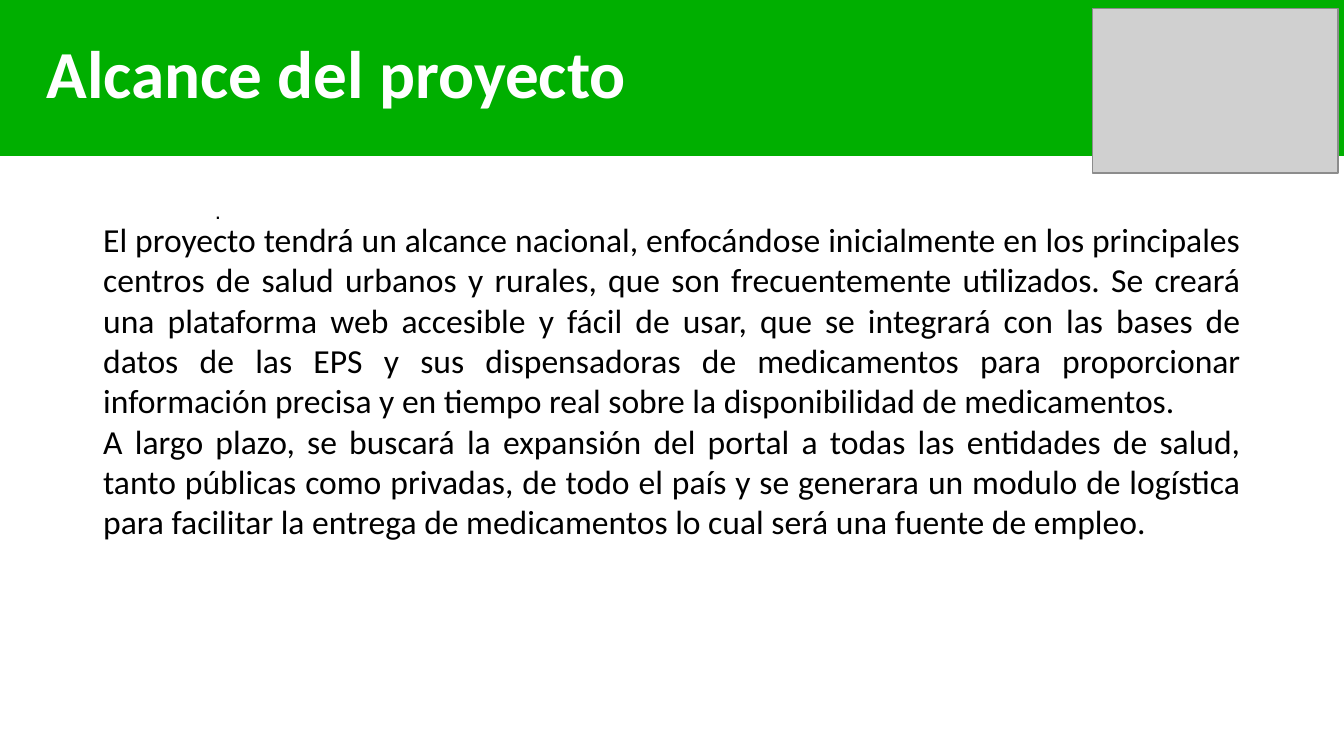
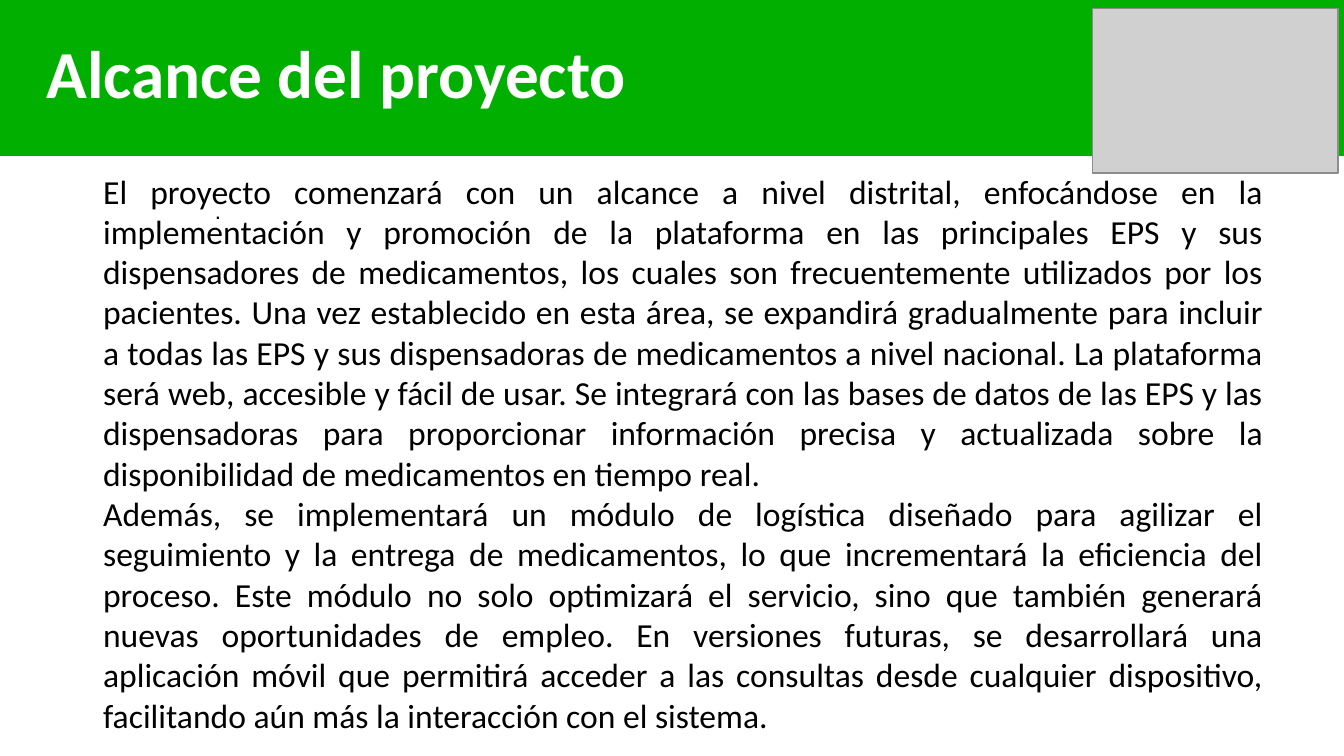
Before and after one commit to DavidLeonB/Medicina, a slide deck: slide 5 of Presentación Proyecto.pptx. Drawn at 1344x756 pixels with LibreOffice and Linux fonts; fonts in the diff are those of the drawing; grey boxes stand for pictures. Boxes give left, top, right and bottom in pixels: in the first picture for what was removed or moved away, otherwise in the second. Text is boxed around its words. In the diff, an @@ line names an element or a change of style, - is before the commit and + after.

Commit message:
Se hace la carpeta de entrega del proyecto.

```diff
--- a/Presentación Proyecto.pptx
+++ b/Presentación Proyecto.pptx
@@ text at bbox=[103, 180, 1263, 729]: text changed @@
-El proyecto tendrá un alcance nacional, enfocándose inicialmente en los principales centros de salud urbanos y rurales, que son frecuentemente utilizados. Se creará una plataforma web accesible y fácil de usar, que se integrará con las bases de datos de las EPS y sus dispensadoras de medicamentos para proporcionar información precisa y en tiempo real sobre la disponibilidad de medicamentos.
-A largo plazo, se buscará la expansión del portal a todas las entidades de salud, tanto públicas como privadas, de todo el país y se generara un modulo de logística para facilitar la entrega de medicamentos lo cual será una fuente de empleo.
+El proyecto comenzará con un alcance a nivel distrital, enfocándose en la implementación y promoción de la plataforma en las principales EPS y sus dispensadores de medicamentos, los cuales son frecuentemente utilizados por los pacientes. Una vez establecido en esta área, se expandirá gradualmente para incluir a todas las EPS y sus dispensadoras de medicamentos a nivel nacional. La plataforma será web, accesible y fácil de usar. Se integrará con las bases de datos de las EPS y las dispensadoras para proporcionar información precisa y actualizada sobre la disponibilidad de medicamentos en tiempo real.
+Además, se implementará un módulo de logística diseñado para agilizar el seguimiento y la entrega de medicamentos, lo que incrementará la eficiencia del proceso. Este módulo no solo optimizará el servicio, sino que también generará nuevas oportunidades de empleo. En versiones futuras, se desarrollará una aplicación móvil que permitirá acceder a las consultas desde cualquier dispositivo, facilitando aún más la interacción con el sistema.
```
Also in this commit, not shown: 2 other slides changed, 15 other files.
